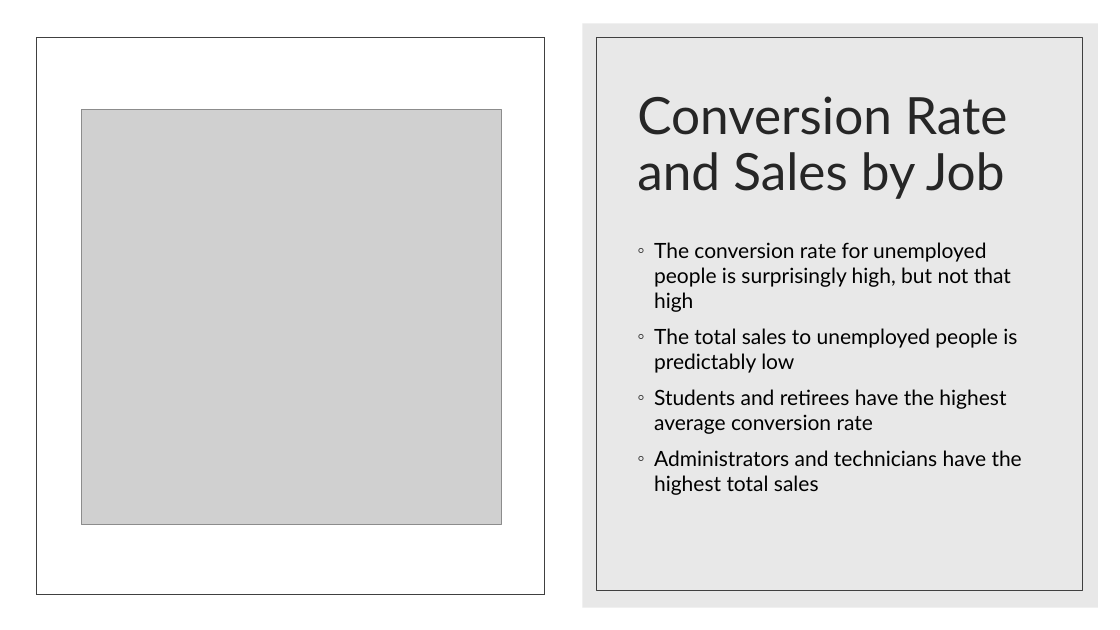
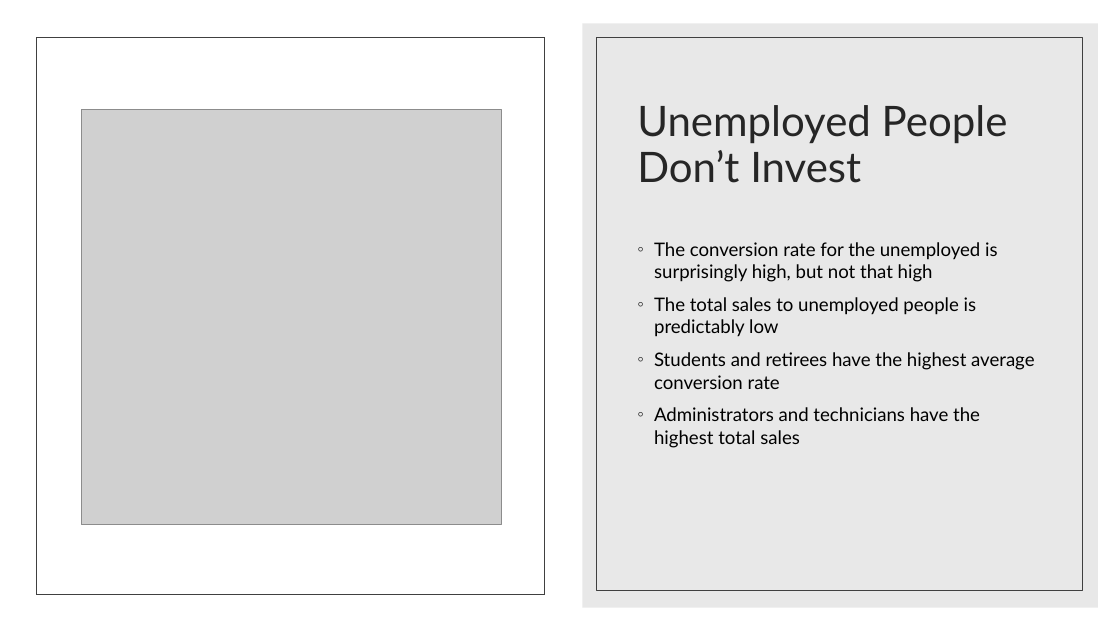
Before and after one commit to ndgigliotti/dsc-phase-3-project, a slide deck: slide 6 of presentation/predicting_bank_telemarketing_sales.pptx. Drawn at 1120x630 pixels with LibreOffice and Linux fonts; fonts in the diff are those of the drawing; grey boxes stand for pictures. Boxes give left, top, right and bottom in pixels: in the first picture for what was removed or moved away, otherwise in the second. Text is boxed around its words. In the diff, an @@ line names an element or a change of style, - is before the commit and + after.

```diff
--- a/presentation/predicting_bank_telemarketing_sales.pptx
+++ b/presentation/predicting_bank_telemarketing_sales.pptx
@@ title at bbox=[637, 105, 1008, 183]: text changed; size 44 to 36 pt @@
-Conversion Rate and Sales by Job
+Unemployed People Don’t Invest
@@ text at bbox=[654, 242, 998, 282]: text changed; size 18 to 16 pt @@
-◦ The conversion rate for unemployed people is surprisingly high, but not that high
+◦ The conversion rate for the unemployed is surprisingly high, but not that high
@@ text at bbox=[654, 297, 1034, 448]: size 18 to 16 pt in "The total sales to unemployed people is ...", "Students and retirees have the highest average ...", "Administrators and technicians have the highest total ..." @@
```
Also in this commit, not shown: 1 other slide changed, 4 slides added, 1 slide removed, 7 other files.
